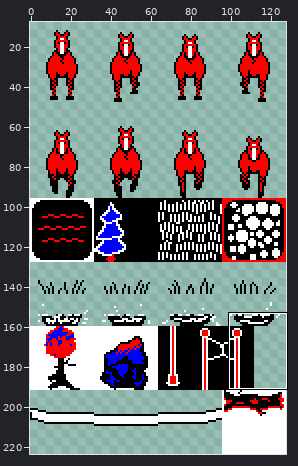
Sprite sheet: resources/sprites/riding.png. The first picture is a wide view before the edit; the outline marks the close-up.
Close-up. Earlier state:
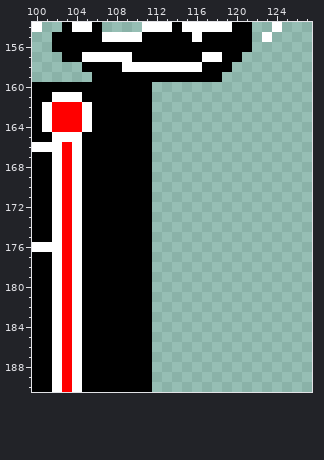
The file is 128x224 pixels. Shown: x 100..127, y 154..190. The wide view leaves out empty margins.
After the commit:
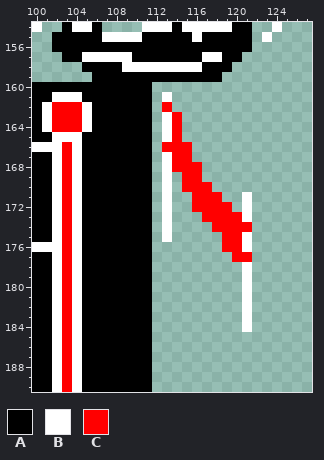
Palette (. is transparent): A #000000  B #ffffff  C #ff0000
The edit:
The edit adds colour B in row 161 at x 113; in rows 163 to 165 at x 113; in rows 167 to 170 at x 113; in rows 171 to 173 at x 113 and 121; in row 174 at x 113; in row 175 at x 113 and 121.
The edit adds colour B in row 176 at x 121; in rows 178 to 184 at x 121.
The edit adds colour C in row 162 at x 113; in rows 163 to 165 at x 114; in row 166 at x 113 to 115; in row 167 at x 114 to 115; in row 168 at x 114 to 116; in row 169 at x 115 to 116.
The edit adds colour C in row 170 at x 115 to 117; in row 171 at x 116 to 118; in row 172 at x 116 to 119; in row 173 at x 117 to 120; in row 174 at x 118 to 121; in rows 175 to 176 at x 119 to 120.
The edit adds colour C in row 177 at x 120 to 121.
Pixel boxes of the changes (left, top, right, bottom) in both close-ups:
added: (162, 92, 252, 332)
